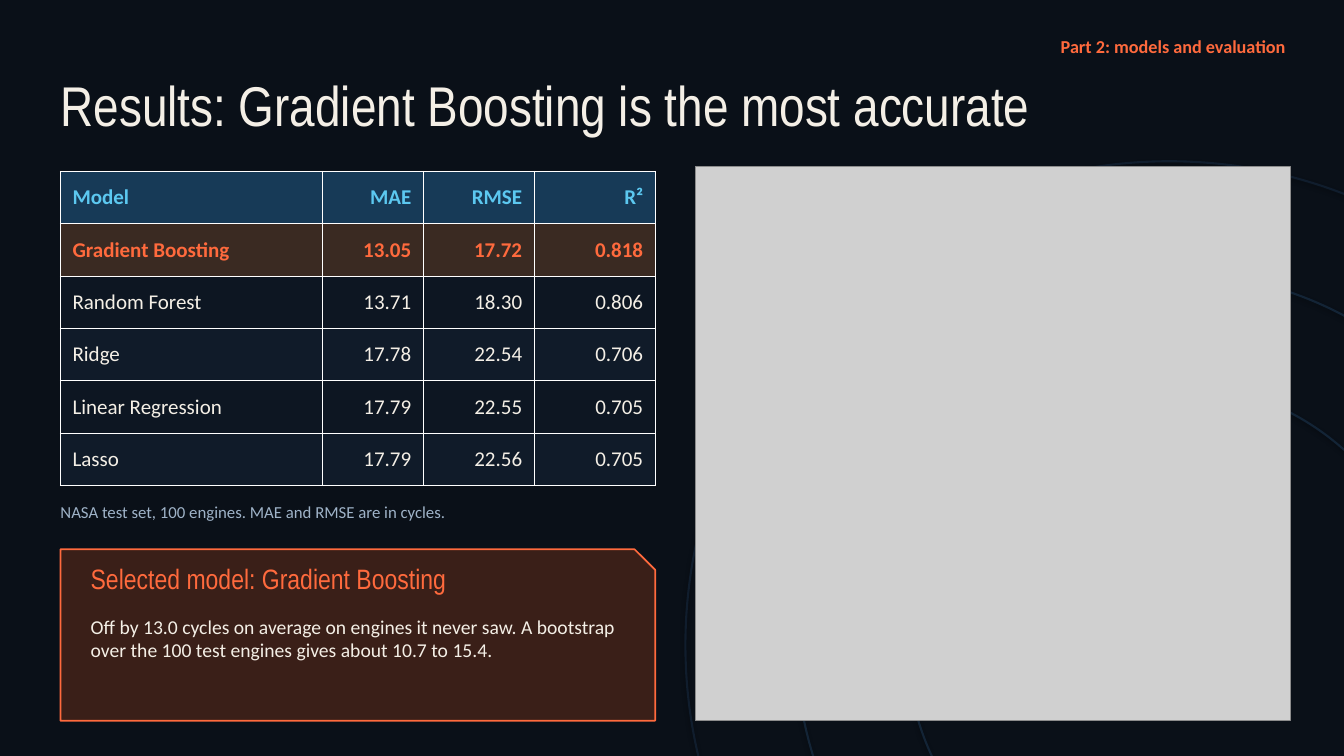
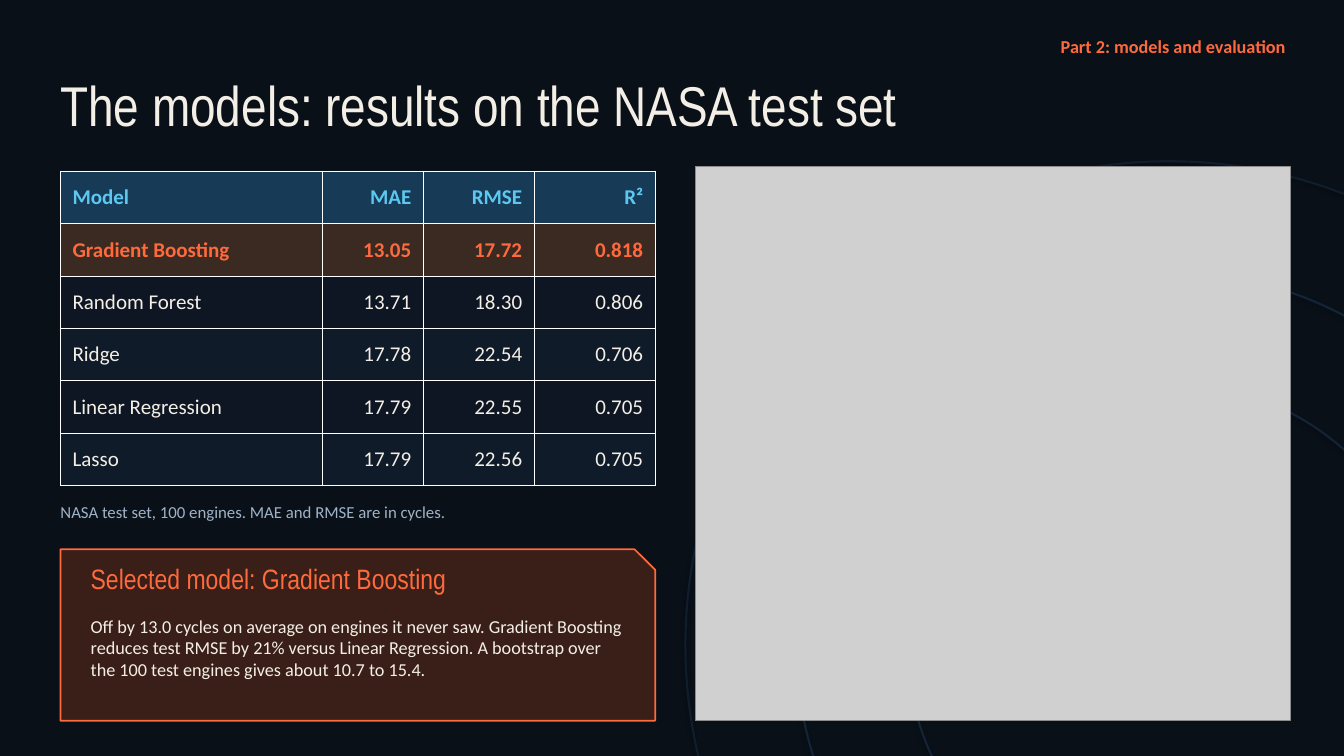
Before and after one commit to Shog7777/engine-rul-project, a slide deck: slide 18 of Presentation/Engine-RUL-Presentation.pptx (slide 8 before the commit). Drawn at 1344x756 pixels with LibreOffice and Linux fonts; fonts in the diff are those of the drawing; grey boxes stand for pictures. Boxes give left, top, right and bottom in pixels: in the first picture for what was removed or moved away, otherwise in the second. Text is boxed around its words. In the diff, an @@ line names an element or a change of style, - is before the commit and + after.

```diff
--- a/Presentation/Engine-RUL-Presentation.pptx
+++ b/Presentation/Engine-RUL-Presentation.pptx
@@ text at (x1=60, y1=85, x2=896, y2=127): text changed @@
-Results: Gradient Boosting is the most accurate
+The models: results on the NASA test set
@@ text at (x1=91, y1=620, x2=621, y2=679): text changed; size 14 to 13 pt @@
-Off by 13.0 cycles on average on engines it never saw. A bootstrap over the 100 test engines gives about 10.7 to 15.4.
+Off by 13.0 cycles on average on engines it never saw. Gradient Boosting reduces test RMSE by 21% versus Linear Regression. A bootstrap over the 100 test engines gives about 10.7 to 15.4.
```
Also in this commit, not shown: 4 other slides changed, 17 slides added, 2 slides removed, 1 other file.
